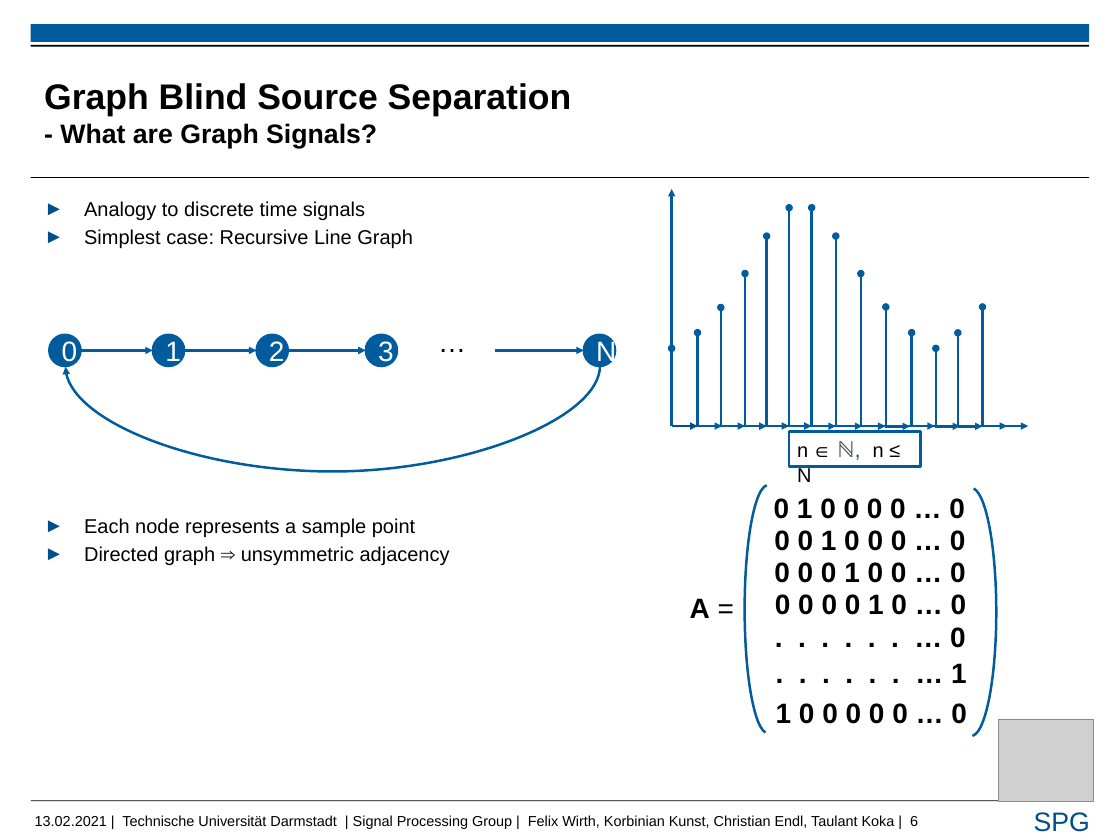
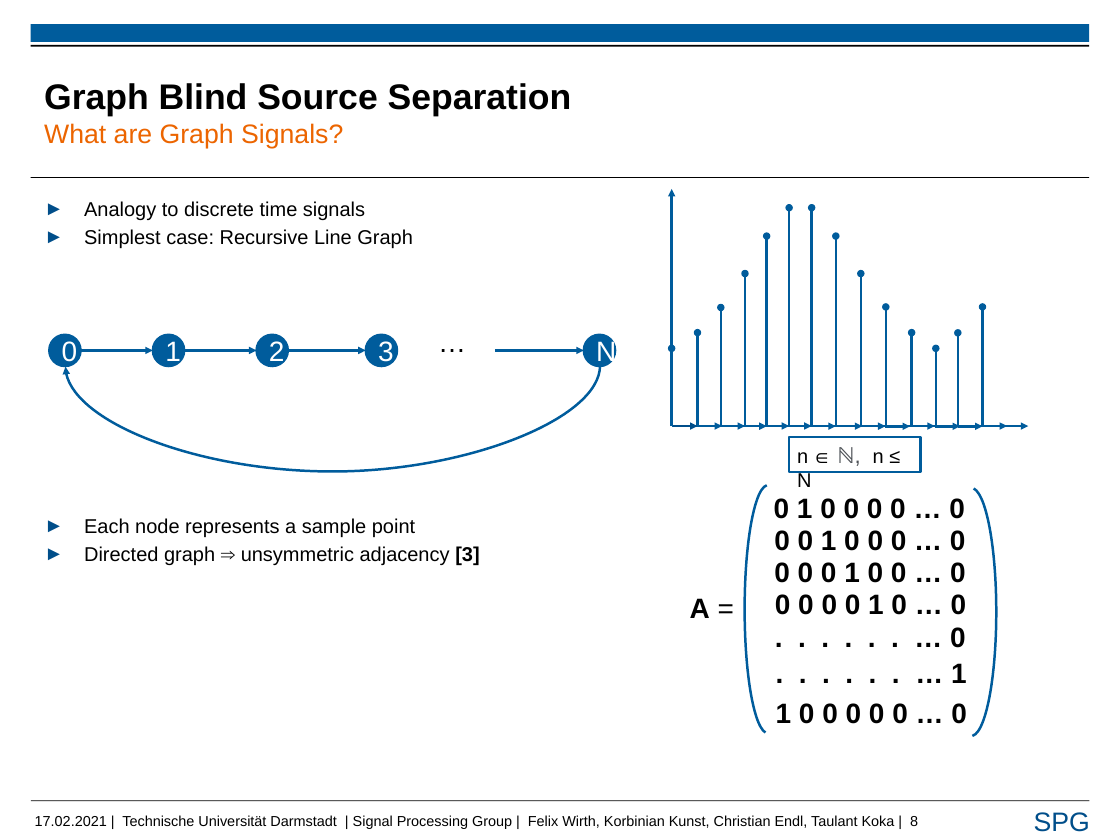
Before and after one commit to FelixUniDa/EEG-Project, a slide deck: slide 8 of Presentation/Taulant_pres_rsp.pptx (slide 6 before the commit). Drawn at 1120x840 pixels with LibreOffice and Linux fonts; fonts in the diff are those of the drawing; grey boxes stand for pictures; background and template pictures are left out. Boxes give left, top, right and bottom in pixels: in the first picture for what was removed or moved away, otherwise in the second. Text is boxed around its words. In the diff, an @@ line names an element or a change of style, - is before the commit and + after.

```diff
--- a/Presentation/Taulant_pres_rsp.pptx
+++ b/Presentation/Taulant_pres_rsp.pptx
@@ title at bbox=[44, 83, 572, 148]: text changed @@
-Graph Blind Source Separation
-- What are Graph Signals?
+Graph Blind Source Separation
+What are Graph Signals?
@@ rectangle "n ∈ ℕ, n ≤ ...": place and size @@
-rectangle "n ∈ ℕ, n ≤ ..." at bbox=[789, 431, 920, 466]
+rectangle "n ∈ ℕ, n ≤ ..." at bbox=[789, 437, 920, 472]
@@ rectangle "n ∈ ℕ, n ≤ ..." at bbox=[789, 437, 920, 472]: fill none to #FFFFFF @@
@@ text at bbox=[84, 546, 479, 565]: text changed @@
-► Directed graph ⇒ unsymmetric adjacency
+► Directed graph ⇒ unsymmetric adjacency [3]
@@ picture removed at bbox=[998, 719, 1094, 802] @@
@@ text at bbox=[35, 815, 918, 829]: text changed @@
-13.02.2021 | Technische Universität Darmstadt | Signal Processing Group | Felix Wirth, Korbinian Kunst, Christian Endl, Taulant Koka | 6
+17.02.2021 | Technische Universität Darmstadt | Signal Processing Group | Felix Wirth, Korbinian Kunst, Christian Endl, Taulant Koka | 8
```
Also in this commit, not shown: 11 other slides changed, 4 slides added.
